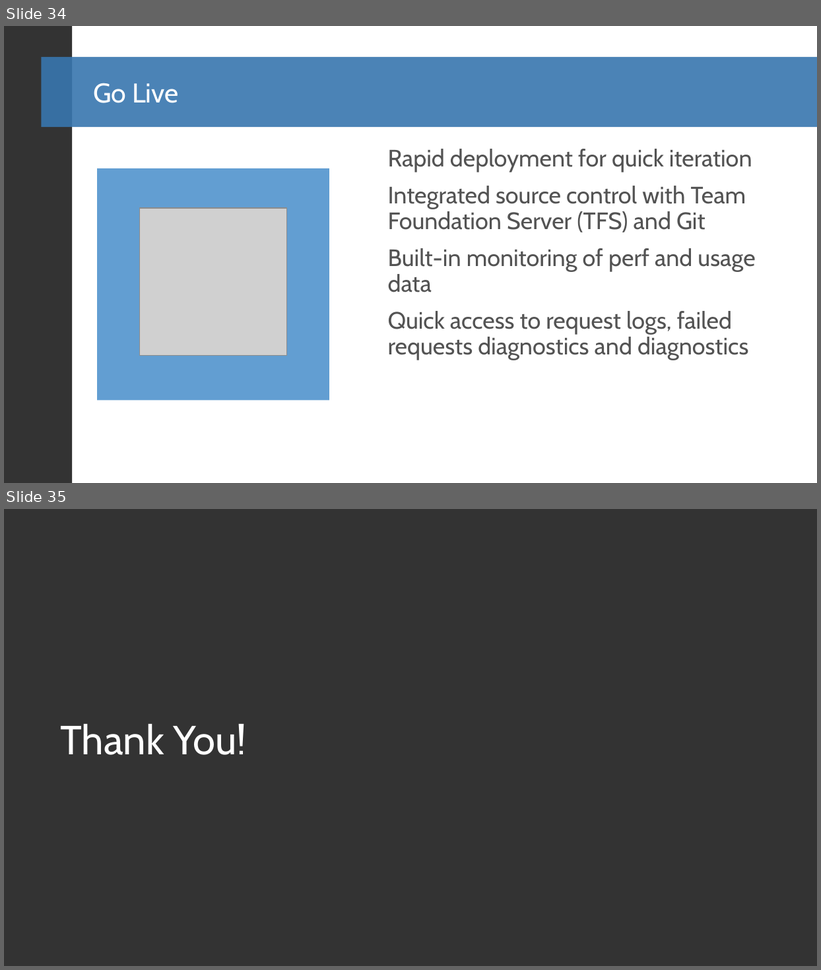
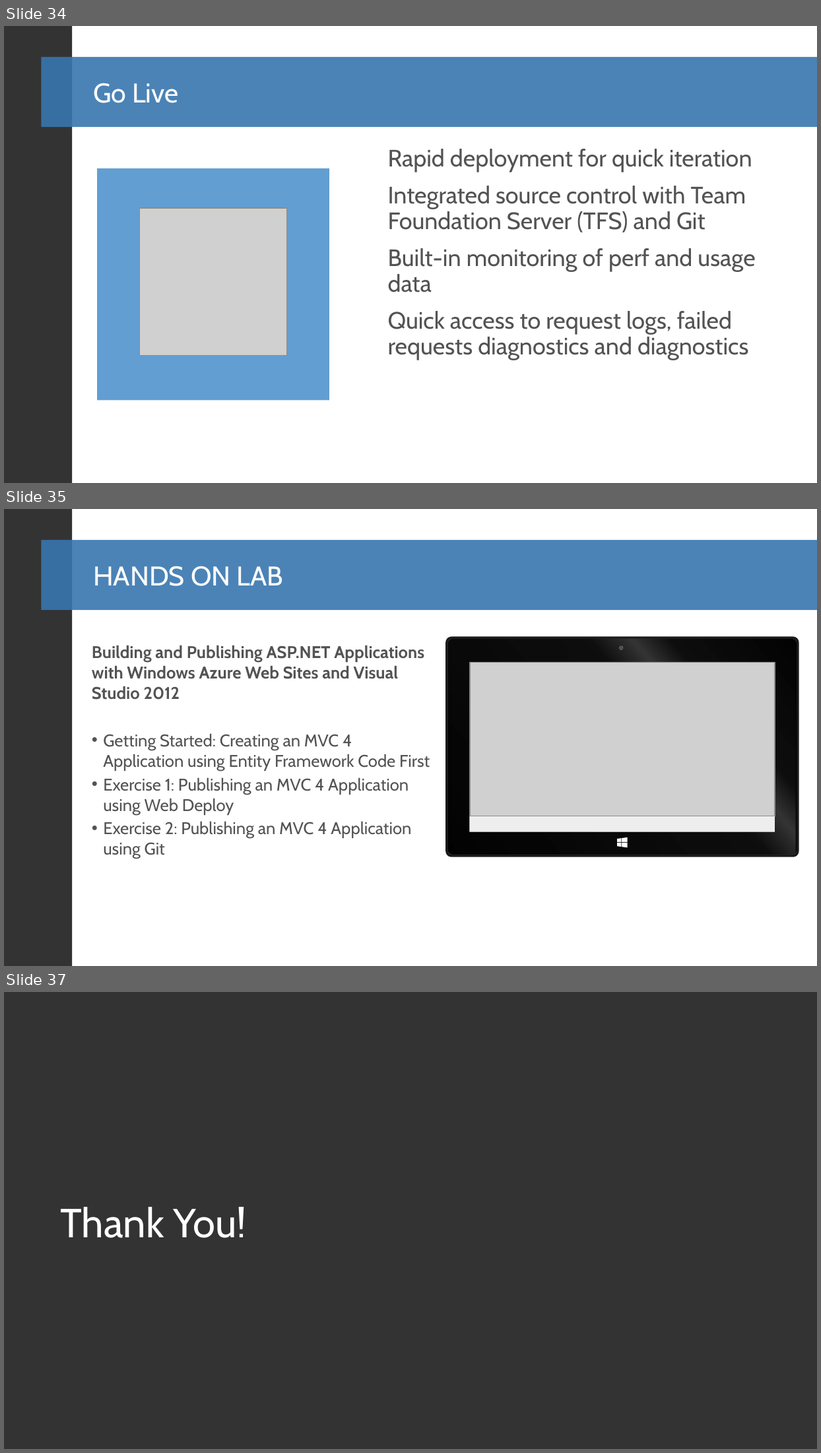
Before and after one commit to BretStateham/WindowsAzureUnleashed, a slide deck: Presentations/01_WindowsAzureWebSites.pptx. Shown one above the other, each under a label of ours: slides 34 and 35 before the commit, slides 34, 35 and 37 after it; the slides between them are not shown. The pictures are 821x970 and 821x1453 pixels, drawn with LibreOffice and Linux fonts; fonts in the diff are those of the drawing; grey boxes stand for pictures; background and template pictures are left out. Boxes give left, top, right and bottom in pixels: in the first picture for what was removed or moved away, otherwise in the second. Text is boxed around its words. In the diff, an @@ line names an element or a change of style, - is before the commit and + after.

Commit message:
Added HOL Slides to Web Sites and Mobile Services
Added HOL slides to the Web Sites and Mobile Services decks.

```diff
--- a/Presentations/01_WindowsAzureWebSites.pptx
+++ b/Presentations/01_WindowsAzureWebSites.pptx
@@ slide 35 added at <box>4,509,817,966</box>, background #FFFFFF; not listed: 2 template elements that a slide beside it also shows @@
@@ title added at <box>93,566,283,586</box>, 24 pt, text #FFFFFF @@
+HANDS ON LAB
@@ text added at <box>92,645,430,859</box>, 15 pt, text #525252 @@
+Building and Publishing ASP.NET Applications with Windows Azure Web Sites and Visual Studio 2012
+• Getting Started: Creating an MVC 4 Application using Entity Framework Code First
+• Exercise 1: Publishing an MVC 4 Application using Web Deploy
+• Exercise 2: Publishing an MVC 4 Application using Git
@@ group added at <box>447,638,799,856</box>: 4 freeform shapes, 2 ellipses @@
@@ picture added at <box>470,662,775,817</box> @@
@@ rectangle added at <box>470,817,775,832</box>, fill #EFEEEF @@
@@ what was slide 35 is now slide 37 @@
```
Also in this commit, not shown: 1 other slide added, 1 other file.
